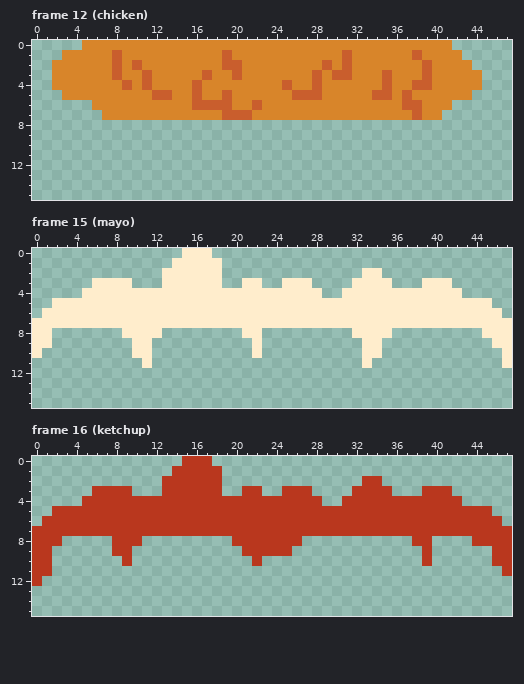
Pixel-art file, stored at assets/ingredients.ase. Above, as it was before the edit.
48x16 pixels, 16 frames. Shown: frame 12 (chicken), frame 15 (mayo), frame 16 (ketchup). The commit also changed other frames, which this record leaves out.
And afterwards:
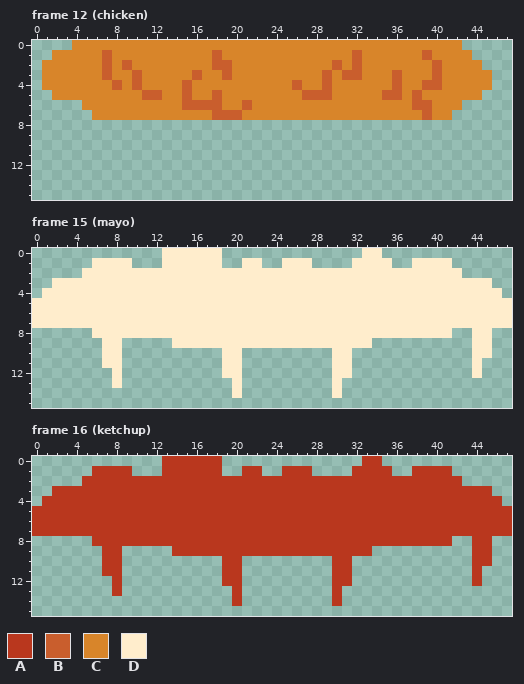
Palette (. is transparent): A #b9371e  B #c95e2d  C #d8852a  D #ffedcc
What changed:
Frame 12 (chicken):
y 0: x 4 . -> C; x 42 . -> C
y 1: x 2 . -> C; x 7..8 CB -> BC; x 18..19 CB -> BC; x 31..32 BC -> CB; x 38..39 BC -> CB; x 43 . -> C
y 2: x 1 . -> C; x 7..10 CBCB -> BCBC; x 18 C -> B; x 20 B -> C; x 29..32 BCBC -> CBCB; x 39..40 BC -> CB; x 44 . -> C
y 3: x 1 . -> C; x 7..8 CB -> BC; x 10..11 CB -> BC; x 16..17 CB -> BC; x 19..20 CB -> BC; x 28..30 BCB -> CBC; x 32 C -> B; x 35..36 BC -> CB; x 39..40 BC -> CB; x 45 . -> C
y 4: x 1 . -> C; x 8..11 CBCB -> BCBC; x 15..16 CB -> BC; x 25..26 BC -> CB; x 28..29 BC -> CB; x 35..36 BC -> CB; x 38 B -> C; x 40 C -> B; x 45 . -> C
y 5: x 2 . -> C; x 11 C -> B; x 13 B -> C; x 15..16 CB -> BC; x 18..19 CB -> BC; x 26 B -> C; x 29 C -> B; x 34 B -> C; x 36..38 CBC -> BCB; x 44 . -> C
y 6: x 5 . -> C; x 15 C -> B; x 19 B -> C; x 21..22 CB -> BC; x 37 B -> C; x 39 C -> B; x 42 . -> C
y 7: x 6 . -> C; x 18 C -> B; x 21 B -> C; x 38..39 BC -> CB; x 41 . -> C
Frame 15 (mayo):
y 0: x 13..14 .. -> DD; x 18 . -> D; x 33..34 .. -> DD
y 1: x 6..9 .... -> DDDD; x 13 . -> D; x 21..22 .. -> DD; x 25..27 ... -> DDD; x 32..35 .... -> DDDD; x 38..41 .... -> DDDD
y 2: x 5..12 ........ -> DDDDDDDD; x 19..32 .............. -> DDDDDDDDDDDDDD; x 35..42 ........ -> DDDDDDDD
y 3: x 2..5 .... -> DDDD; x 10..12 ... -> DDD; x 19..20 .. -> DD; x 23..24 .. -> DD; x 28..31 .... -> DDDD; x 36..38 ... -> DDD; x 42..45 .... -> DDDD
y 4: x 1..4 .... -> DDDD; x 29..30 .. -> DD; x 43..46 .... -> DDDD
y 5: x 0..1 .. -> DD; x 46..47 .. -> DD
y 6: x 0 . -> D; x 47 . -> D
y 8: x 0..1 DD -> ..; x 6..8 ... -> DDD; x 13..20 ........ -> DDDDDDDD; x 23..31 ......... -> DDDDDDDDD; x 36..41 ...... -> DDDDDD; x 44 . -> D; x 46..47 DD -> ..
y 9: x 0..1 DD -> ..; x 7..8 .. -> DD; x 10..11 DD -> ..; x 14..21 ........ -> DDDDDDDD; x 23..32 .......... -> DDDDDDDDDD; x 34 D -> .; x 44..47 ..DD -> DD..
y 10: x 0 D -> .; x 7..8 .. -> DD; x 10..11 DD -> ..; x 19..20 .. -> DD; x 22 D -> .; x 30..31 .. -> DD; x 33..34 DD -> ..; x 44..45 .. -> DD; x 47 D -> .
y 11: x 7..8 .. -> DD; x 11 D -> .; x 19..20 .. -> DD; x 30..31 .. -> DD; x 33 D -> .; x 44 . -> D; x 47 D -> .
y 12: x 8 . -> D; x 19..20 .. -> DD; x 30..31 .. -> DD; x 44 . -> D
y 13: x 8 . -> D; x 20 . -> D; x 30 . -> D
y 14: x 20 . -> D; x 30 . -> D
Frame 16 (ketchup):
y 0: x 13..14 .. -> AA; x 18 . -> A; x 33..34 .. -> AA
y 1: x 6..9 .... -> AAAA; x 13 . -> A; x 21..22 .. -> AA; x 25..27 ... -> AAA; x 32..35 .... -> AAAA; x 38..41 .... -> AAAA
y 2: x 5..12 ........ -> AAAAAAAA; x 19..32 .............. -> AAAAAAAAAAAAAA; x 35..42 ........ -> AAAAAAAA
y 3: x 2..5 .... -> AAAA; x 10..12 ... -> AAA; x 19..20 .. -> AA; x 23..24 .. -> AA; x 28..31 .... -> AAAA; x 36..38 ... -> AAA; x 42..45 .... -> AAAA
y 4: x 1..4 .... -> AAAA; x 29..30 .. -> AA; x 43..46 .... -> AAAA
y 5: x 0..1 .. -> AA; x 46..47 .. -> AA
y 6: x 0 . -> A; x 47 . -> A
y 8: x 0..2 AAA -> ...; x 6..7 .. -> AA; x 11..19 ......... -> AAAAAAAAA; x 27..37 ........... -> AAAAAAAAAAA; x 40..41 .. -> AA; x 46..47 AA -> ..
y 9: x 0..1 AA -> ..; x 7 . -> A; x 9 A -> .; x 14..20 ....... -> AAAAAAA; x 26..33 ........ -> AAAAAAAA; x 39 A -> .; x 44..47 ..AA -> AA..
y 10: x 0..1 AA -> ..; x 7..9 ..A -> AA.; x 19..20 .. -> AA; x 22 A -> .; x 30..31 .. -> AA; x 39 A -> .; x 44..47 ..AA -> AA..
y 11: x 0..1 AA -> ..; x 7..8 .. -> AA; x 19..20 .. -> AA; x 30..31 .. -> AA; x 44 . -> A; x 47 A -> .
y 12: x 0 A -> .; x 8 . -> A; x 19..20 .. -> AA; x 30..31 .. -> AA; x 44 . -> A
y 13: x 8 . -> A; x 20 . -> A; x 30 . -> A
y 14: x 20 . -> A; x 30 . -> A
Changed places in both pictures, as pixel boxes (x1, y1, x2, y2):
changed: (42, 40, 492, 120)
changed: (32, 248, 512, 398)
changed: (32, 456, 512, 606)
